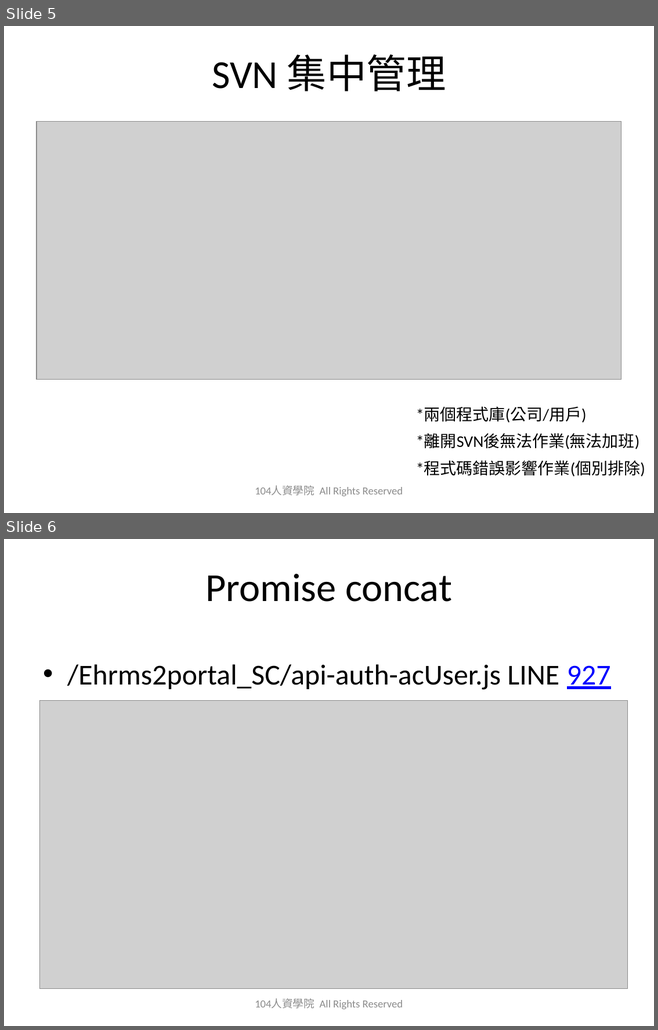
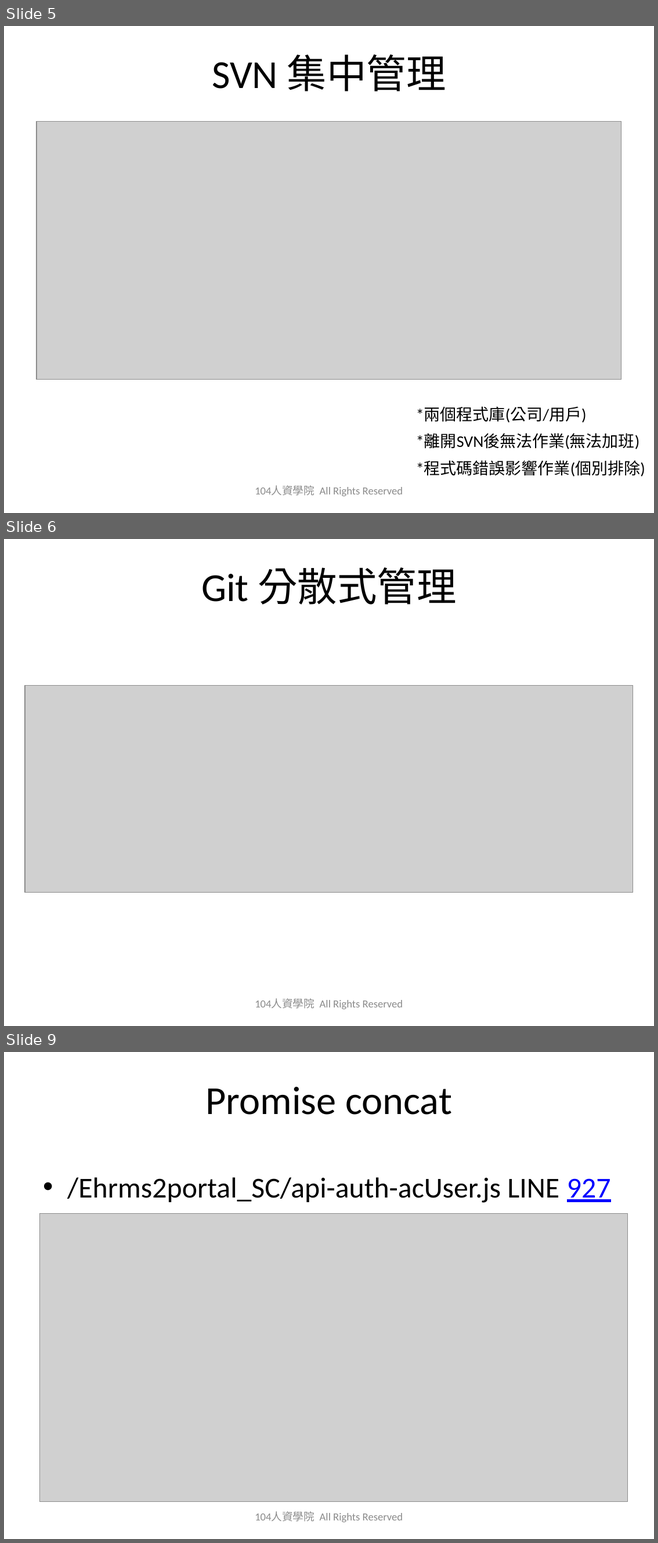
Before and after one commit to austinwang104/playGit, a slide deck: 2019_0627_Git_Share_HA.pptx. Shown one above the other, each under a label of ours: slides 5 and 6 before the commit, slides 5, 6 and 9 after it; the slides between them are not shown. The pictures are 658x1030 and 658x1543 pixels, drawn with LibreOffice and Linux fonts; fonts in the diff are those of the drawing; grey boxes stand for pictures; background and template pictures are left out. Boxes give left, top, right and bottom in pixels: in the first picture for what was removed or moved away, otherwise in the second. Text is boxed around its words. In the diff, an @@ line names an element or a change of style, - is before the commit and + after.

```diff
--- a/2019_0627_Git_Share_HA.pptx
+++ b/2019_0627_Git_Share_HA.pptx
@@ slide 6 added at (4,539,654,1026), background picture (left out) @@
@@ title added at (201,567,456,605), 44 pt, text #000000 @@
+Git 分散式管理
@@ picture added at (25,685,633,892) @@
@@ text added at (255,999,403,1009), 12 pt, text #8C8C8C @@
+104人資學院 All Rights Reserved
@@ what was slide 6 is now slide 9 @@
```
Also in this commit, not shown: 2 other slides added, 2 other files.
